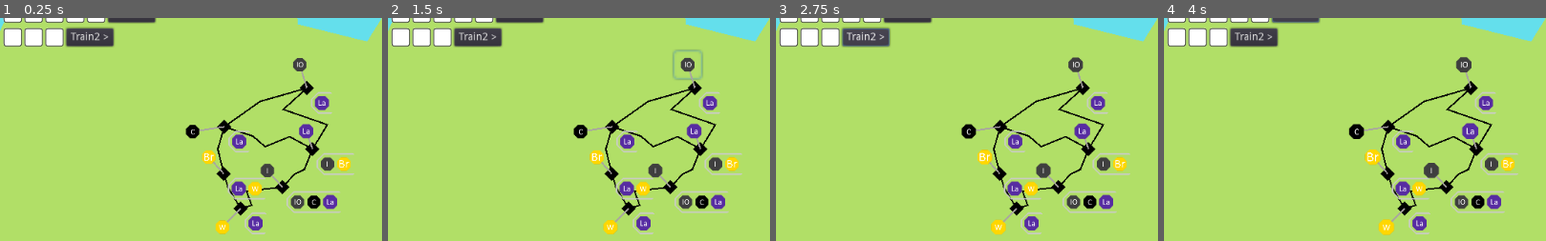
Above: before the commit, frames 1-4 (left to right).
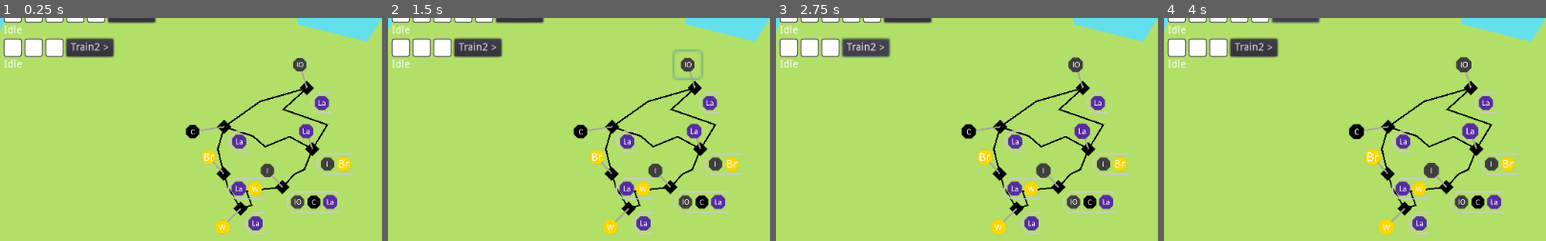
Above: after the commit, the same moments.

Repository: LeBoku/supply-chained
Game: Godot game, scene res://Game.tscn
Same seed, same stepped clock (60 frames per second), same inputs: the game is played once before the commit and once after it.
Inputs (mouse positions are % of the whole screen's width and height, from its top left):
- Up to frame 1 (0.25 s): no input
- Up to frame 2 (1.5 s): click "Train1 >" at 0.5 s; click (39, 14) at 1.27 s
- Up to frame 3 (2.75 s): click "Train2 >" at 2 s
- Up to frame 4 (4 s): click (39, 14) at 2.77 s; click "Train1 >" at 3.5 s
The pictures show only the part of the screen within x 0-50%, y 4-54%; the shares and areas given below are measured in that part.

The runs differ from the first frame. In frame 1, 3.2% of the frame differs, in the area x 0-30%, y 3-23%; in frame 2, 3.2%; in frame 3, 3.2%; in frame 4, 3.2%.

Commit message:
added simplistic route display

Diff:
--- a/supply-chained/Game.gd
+++ b/supply-chained/Game.gd
@@ -11,7 +11,6 @@
 		hud.carrier = carrier
 		hud.connect("carrier_selected", self, "_on_carrier_selected")
 		$HUD/CarriersHud.add_child(hud)
-
 
 func _on_carrier_selected(carrier: Carrier):
 	var route = yield(route_builder.build_route(), "completed")
--- a/supply-chained/carriers/Carrier.gd
+++ b/supply-chained/carriers/Carrier.gd
@@ -3,6 +3,7 @@
 class_name Carrier
 
 signal cargo_changed
+signal route_changed
 
 export var cargo: Array = []
 
@@ -31,3 +32,6 @@
 
 func update_cargo():
 	emit_signal("cargo_changed")
+
+func update_route():
+	emit_signal("route_changed")
--- /dev/null
+++ b/supply-chained/carriers/CurrentRoute.gd
@@ -0,0 +1,26 @@
+extends HBoxContainer
+
+const Util = preload("res://util/Util.gd")
+
+var carrier: Carrier
+
+func initialize(carrier: Carrier):
+	self.carrier = carrier
+	carrier.connect("route_changed", self, "_on_route_changed")
+
+func _on_route_changed():
+	Util.remove_children(self, [$State])
+
+	if carrier.current_route != null:
+		if carrier.current_route.repeats:
+			$State.text = "On route"
+			for stop in carrier.current_route.steps:
+				if len(stop[1]) > 0:
+					var label = Label.new()
+					label.text = stop[0].name
+					add_child(label)
+		else:
+			$State.text = "Rerouting"
+
+	else:
+		$State.text = "Idle"
--- a/supply-chained/carriers/Hud.gd
+++ b/supply-chained/carriers/Hud.gd
@@ -10,6 +10,7 @@
 
 func _ready():
 	$Cargo.initialize(carrier)
+	$CurrentRoute.initialize(carrier)
 
 func _on_Name_pressed():
 	emit_signal("carrier_selected", carrier)
--- a/supply-chained/carriers/Hud.tscn
+++ b/supply-chained/carriers/Hud.tscn
@@ -1,8 +1,9 @@
-[gd_scene load_steps=5 format=2]
+[gd_scene load_steps=6 format=2]
 
 [ext_resource path="res://carriers/Hud.gd" type="Script" id=1]
 [ext_resource path="res://material/icons/placeholder.png" type="Texture" id=2]
 [ext_resource path="res://carriers/Cargo.gd" type="Script" id=3]
+[ext_resource path="res://carriers/CurrentRoute.gd" type="Script" id=4]
 
 [sub_resource type="StyleBoxFlat" id=1]
 bg_color = Color( 1, 1, 1, 1 )
@@ -65,6 +66,12 @@
 [node name="CurrentRoute" type="HBoxContainer" parent="."]
 margin_top = 28.0
 margin_right = 94.0
-margin_bottom = 28.0
+margin_bottom = 42.0
+script = ExtResource( 4 )
+
+[node name="State" type="Label" parent="CurrentRoute"]
+margin_right = 25.0
+margin_bottom = 14.0
+text = "Idle"
 
 [connection signal="pressed" from="Cargo/Name" to="." method="_on_Name_pressed"]
--- a/supply-chained/router/Route.gd
+++ b/supply-chained/router/Route.gd
@@ -20,6 +20,7 @@
 func add_carrier(carrier: Carrier):
 	self.carrier = carrier
 	carrier.current_route = self
+	carrier.update_route()
 	return self
 
 func start():
--- a/supply-chained/util/Util.gd
+++ b/supply-chained/util/Util.gd
@@ -7,8 +7,9 @@
 
 	return children
 
-static func remove_children(node: Node):
+static func remove_children(node: Node, exclude: Array):
 	for child in node.get_children():
+		if not exclude.has(child):
 			node.remove_child(child)
 
 static func propagate_signal(node: Node, signal_name: String, to_node:Node, to_signal_name:String, arguments:Array=[]):
